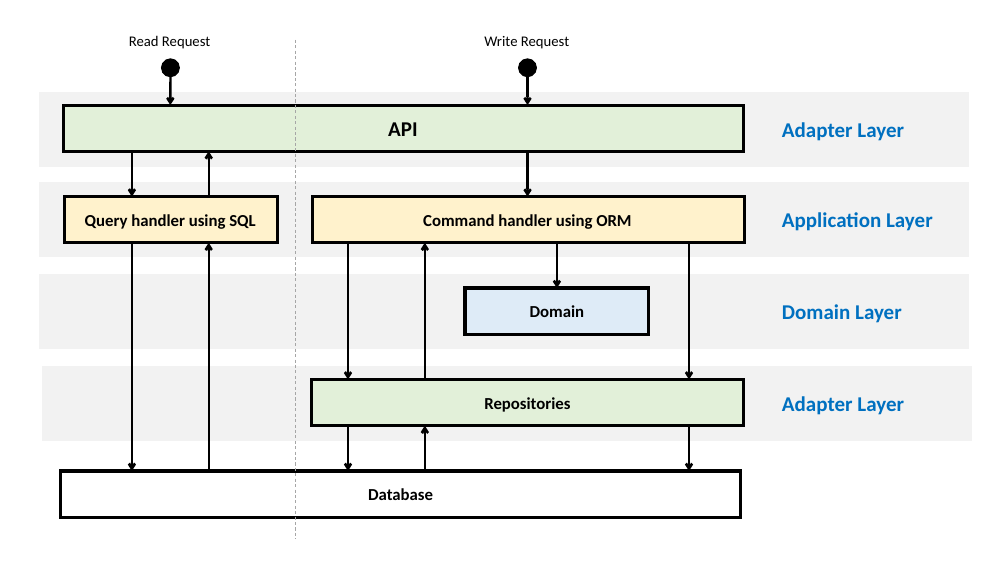
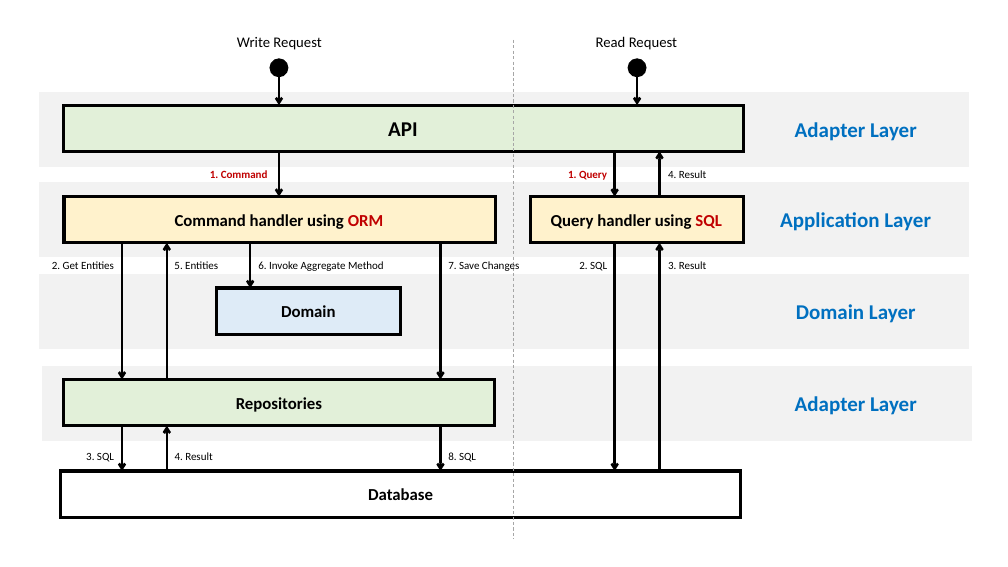
Before and after one commit to hhko/beyondcode, a slide deck: slide 15 of README.pptx. Drawn at 1008x567 pixels with LibreOffice and Linux fonts; fonts in the diff are those of the drawing. Boxes give left, top, right and bottom in pixels: in the first picture for what was removed or moved away, otherwise in the second. Text is boxed around its words. In the diff, an @@ line names an element or a change of style, - is before the commit and + after.

```diff
--- a/README.pptx
+++ b/README.pptx
@@ line moved from (295, 40) - (295, 539) to (513, 40) - (513, 539) @@
@@ text added at (210,170,268,178), 10.5 pt, text #C00000, bold @@
+1. Command
@@ 4 texts, 4 arrows, 3 rectangles, 1 ellipse: place and size @@
-4 texts, 4 arrows, 3 rectangles, 1 ellipse at (312,36,744,471)
+4 texts, 4 arrows, 3 rectangles, 1 ellipse at (64,37,496,471)
@@ text added at (568,170,607,180), 10.5 pt, text #C00000, bold @@
+1. Query
@@ arrow moved from (132, 151) - (132, 197) to (615, 151) - (615, 197) @@
@@ arrow moved from (209, 151) - (209, 197) to (659, 151) - (659, 197) @@
@@ text added at (668,170,706,178), 10.5 pt, text #000000 @@
+4. Result
@@ text "Command handler using ORM" at (175,214,383,229): text colour #000000 to #C00000 in "ORM" @@
@@ 2 texts, 1 ellipse, 1 arrow, 1 rectangle: place and size @@
-2 texts, 1 ellipse, 1 arrow, 1 rectangle at (65,35,278,243)
+2 texts, 1 ellipse, 1 arrow, 1 rectangle at (531,36,743,243)
@@ text "Query handler using SQL" at (551,214,721,229): text colour #000000 to #C00000 in "SQL" @@
@@ text added at (52,261,114,269), 10.5 pt, text #000000 @@
+2. Get Entities
@@ arrow moved from (348, 243) - (348, 380) to (122, 243) - (122, 380) @@
@@ arrow moved from (425, 243) - (425, 380) to (167, 243) - (167, 380) @@
@@ text added at (174,261,218,269), 10.5 pt, text #000000 @@
+5. Entities
@@ arrow moved from (557, 243) - (557, 288) to (250, 243) - (250, 288) @@
@@ text added at (258,261,384,271), 10.5 pt, text #000000 @@
+6. Invoke Aggregate Method
@@ text added at (448,261,519,271), 10.5 pt, text #000000 @@
+7. Save Changes
@@ text added at (579,262,607,271), 10.5 pt, text #000000 @@
+2. SQL
@@ arrow moved from (132, 243) - (132, 471) to (615, 243) - (615, 471) @@
@@ arrow moved from (209, 243) - (209, 471) to (659, 243) - (659, 471) @@
@@ text added at (668,261,706,269), 10.5 pt, text #000000 @@
+3. Result
@@ 3 texts: place and size @@
-3 texts at (782,122,904,415)
+3 texts at (795,122,917,415)
@@ arrow moved from (348, 426) - (348, 471) to (122, 426) - (122, 471) @@
@@ arrow moved from (425, 426) - (425, 471) to (167, 426) - (167, 471) @@
@@ text added at (86,453,114,462), 10.5 pt, text #000000 @@
+3. SQL
@@ text added at (175,452,212,460), 10.5 pt, text #000000 @@
+4. Result
@@ text added at (448,452,476,462), 10.5 pt, text #000000 @@
+8. SQL
```
Also in this commit, not shown: 7 other slides changed, 10 slides added, 2 slides removed, 51 other files.
